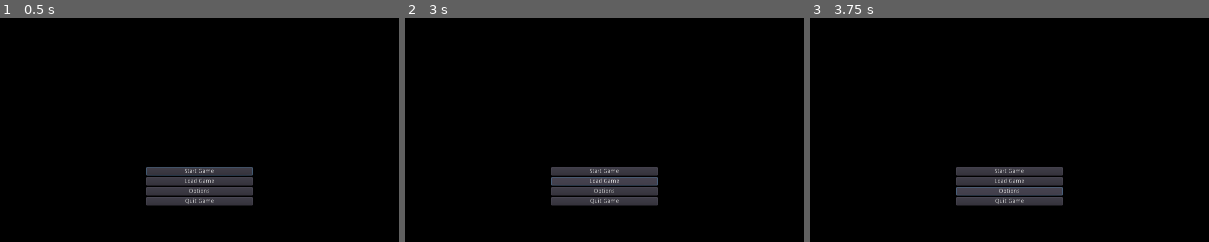
Above: before the commit, frames 1-3 (left to right).
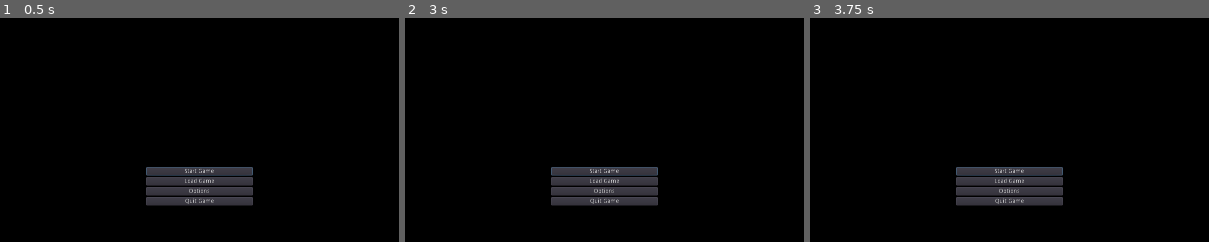
Above: after the commit, the same moments.

Repository: kddove85/GenericPlatformer
Game: Godot game, scene res://Scenes/GUI/GameMenu.tscn
Same seed, same stepped clock (60 frames per second), same inputs: the game is played once before the commit and once after it. The project has no main scene, so this scene is started directly.
Inputs (mouse positions are % of the whole screen's width and height, from its top left):
- Up to frame 1 (0.5 s): no input
- Up to frame 2 (3 s): click (50, 84) at 0.5 s, where only the run before the commit has a clickable "Start Game"; click (50, 84) at 1.25 s, where only the run before the commit has a clickable "Start Game"; click (50, 84) at 2 s, where only the run before the commit has a clickable "Start Game"; click (50, 86) at 2.75 s, where only the run before the commit has a clickable "Load Game"
- Up to frame 3 (3.75 s): click (50, 89) at 3.5 s, where only the run before the commit has a clickable "Options"
The pictures show only the part of the screen within x 25-75%, y 50-100%; the shares and areas given below are measured in that part.

Frame 1 is identical in both runs. In frame 2, 0.5% of the frame differs, in the area x 36-64%, y 66-75%; in frame 3, 0.5%.

Commit message:
Commit 3 Added Fade Screen - should be everything for a template

Diff:
--- /dev/null
+++ b/Scenes/GUI/Dialogue.gd
@@ -0,0 +1,80 @@
+extends Polygon2D
+
+# Nodes
+onready var rtl = $RichTextLabel
+onready var aniplayer = $AnimationPlayer
+
+# Enums
+enum state {OPENING, ACTIVE, CLOSING, CLOSED}
+
+# Member Variables
+onready var current_state = state.CLOSED
+onready var page = 0
+
+export (Array) var dialog_entry = [
+			{
+				"text": "You know? I'm gonna let him go."
+			},
+			{
+				"text": "Come back tomorrow and bring your friends!"
+			},
+		]
+
+func _input(event):
+	if dialog_entry != null:
+		continue_text(event, dialog_entry)
+
+func start():
+	get_tree().paused = true
+	open(dialog_entry)
+
+func get_text(dialog):
+	rtl.set_bbcode(dialog[page]["text"])
+	rtl.set_visible_characters(0)
+	rtl.set_process_input(true)
+
+func open(dialog_entry):
+	var previous_state = current_state
+	if previous_state == state.CLOSED:
+		aniplayer.play("Open")
+		current_state = state.OPENING
+
+func continue_text(event, dialog):
+	var previous_state = current_state
+	if previous_state == state.ACTIVE and not aniplayer.is_playing():
+		if event.is_action_pressed("ui_accept"):
+			if rtl.get_visible_characters() > rtl.get_total_character_count():
+				if page < dialog.size() - 1:
+					page += 1
+					rtl.set_bbcode(dialog[page]["text"])
+					rtl.set_visible_characters(0)
+				else:
+					close()
+		elif event.is_action_pressed("ui_start"):
+			rtl.set_visible_characters(rtl.get_total_character_count())
+		current_state = state.ACTIVE
+
+func close():
+	var previous_state = current_state
+	aniplayer.play("Close")
+	current_state = state.CLOSING
+
+func _on_AnimationPlayer_animation_started(anim_name):
+	if anim_name == "Open":
+		get_tree().paused = true
+
+func _on_AnimationPlayer_animation_finished(anim_name):
+	if anim_name == "Open":
+		var previous_state = current_state
+		if previous_state == state.OPENING:
+			current_state = state.ACTIVE
+		get_text(dialog_entry)
+	if anim_name == "Close":
+		page = 0
+		rtl.clear()
+		var previous_state = current_state
+		current_state = state.CLOSED
+		get_tree().paused = false
+
+func _on_Timer_timeout():
+	rtl.set_visible_characters(rtl.get_visible_characters() + 1)
--- /dev/null
+++ b/Scenes/GUI/Dialogue.tscn
@@ -0,0 +1,60 @@
+[gd_scene load_steps=4 format=2]
+
+[ext_resource path="res://Scenes/GUI/Dialogue.gd" type="Script" id=1]
+
+[sub_resource type="Animation" id=1]
+resource_name = "Close"
+length = 0.5
+tracks/0/type = "value"
+tracks/0/path = NodePath(".:scale")
+tracks/0/interp = 1
+tracks/0/loop_wrap = true
+tracks/0/imported = false
+tracks/0/enabled = true
+tracks/0/keys = {
+"times": PoolRealArray( 0, 0.5 ),
+"transitions": PoolRealArray( 1, 1 ),
+"update": 0,
+"values": [ Vector2( 1, 1 ), Vector2( 1e-05, 1e-05 ) ]
+}
+
+[sub_resource type="Animation" id=2]
+resource_name = "Open"
+length = 0.5
+tracks/0/type = "value"
+tracks/0/path = NodePath(".:scale")
+tracks/0/interp = 1
+tracks/0/loop_wrap = true
+tracks/0/imported = false
+tracks/0/enabled = true
+tracks/0/keys = {
+"times": PoolRealArray( 0 ),
+"transitions": PoolRealArray( 1 ),
+"update": 0,
+"values": [ Vector2( 1e-05, 1e-05 ) ]
+}
+
+[node name="DialogueBox" type="Polygon2D"]
+pause_mode = 2
+scale = Vector2( 1e-05, 1e-05 )
+color = Color( 0, 0, 0, 1 )
+polygon = PoolVector2Array( 0, 128, 512, 128, 512, -128, 0, -128, -512, -128, -512, 128 )
+script = ExtResource( 1 )
+
+[node name="RichTextLabel" type="RichTextLabel" parent="."]
+margin_left = -448.0
+margin_top = -64.0
+margin_right = 448.0
+margin_bottom = 64.0
+__meta__ = {
+"_edit_use_anchors_": false
+}
+
+[node name="Timer" type="Timer" parent="."]
+
+[node name="AnimationPlayer" type="AnimationPlayer" parent="."]
+anims/Close = SubResource( 1 )
+anims/Open = SubResource( 2 )
+[connection signal="timeout" from="Timer" to="." method="_on_Timer_timeout"]
+[connection signal="animation_finished" from="AnimationPlayer" to="." method="_on_AnimationPlayer_animation_finished"]
+[connection signal="animation_started" from="AnimationPlayer" to="." method="_on_AnimationPlayer_animation_started"]
--- a/Scenes/GUI/FadeScreen.tscn
+++ b/Scenes/GUI/FadeScreen.tscn
@@ -57,7 +57,7 @@
 "values": [ true ]
 }
 
-[node name="CanvasLayer" type="CanvasLayer"]
+[node name="FadeScreen" type="CanvasLayer"]
 script = ExtResource( 1 )
 
 [node name="Control" type="Control" parent="."]
--- a/Scenes/GUI/GameMenu.tscn
+++ b/Scenes/GUI/GameMenu.tscn
@@ -31,24 +31,32 @@
 [node name="StartGame" type="Button" parent="VBoxContainer"]
 margin_right = 256.0
 margin_bottom = 20.0
+mouse_filter = 2
+button_mask = 0
 text = "Start Game"
 
 [node name="LoadGame" type="Button" parent="VBoxContainer"]
 margin_top = 24.0
 margin_right = 256.0
 margin_bottom = 44.0
+mouse_filter = 2
+button_mask = 0
 text = "Load Game"
 
 [node name="Options" type="Button" parent="VBoxContainer"]
 margin_top = 48.0
 margin_right = 256.0
 margin_bottom = 68.0
+mouse_filter = 2
+button_mask = 0
 text = "Options"
 
 [node name="QuitGame" type="Button" parent="VBoxContainer"]
 margin_top = 72.0
 margin_right = 256.0
 margin_bottom = 92.0
+mouse_filter = 2
+button_mask = 0
 text = "Quit Game"
 [connection signal="pressed" from="VBoxContainer/StartGame" to="." method="_on_StartGame_pressed"]
 [connection signal="pressed" from="VBoxContainer/LoadGame" to="." method="_on_LoadGame_pressed"]
--- a/Scenes/Levels/Level01.tscn
+++ b/Scenes/Levels/Level01.tscn
@@ -447,7 +447,7 @@
 } ]
 0/z_index = 0
 
-[node name="Node2D" type="Node2D"]
+[node name="Level01" type="Node2D"]
 script = ExtResource( 2 )
 
 [node name="TileMap" type="TileMap" parent="."]
--- a/Scenes/Main/Main.gd
+++ b/Scenes/Main/Main.gd
@@ -1,6 +1,6 @@
 extends Node
 
-var current_scene
+var scene_to_delete
 var next_scene
 
 var fade_screen
@@ -20,7 +20,7 @@
 	get_tree().get_root().call_deferred("add_child", splash)
 
 func on_switch_scene():
-	get_tree().get_root().get_node(current_scene).queue_free()
+	get_tree().get_root().get_node(scene_to_delete).queue_free()
 	get_tree().get_root().call_deferred("add_child", next_scene)
 
 func on_splash_complete():
@@ -30,13 +30,18 @@
 	menu.connect("load_options", self, "on_load_options")
 	menu.connect("quit_game", self, "on_quit_game")
 	next_scene = menu
-	current_scene = splash.name
+	scene_to_delete = splash.name
 	fade_screen.fade_out()
 
 func on_start_game():
-	current_scene = menu.name
+	# if your game has an overworld and you start there, use this code
+#	world = load("res://Scenes/World/World.tscn").instance()
+#	next_scene = world
+
+	# else use this
+	scene_to_delete = menu.name
 	enter_level("01")
-#	world = load("world")
+	fade_screen.fade_out()
 
 func on_load_game():
 	pass
@@ -47,15 +52,15 @@
 func on_quit_game():
 	get_tree().quit()
 
-func on_menu_complete():
-	menu.queue_free()
+#func on_menu_complete():
+#	menu.queue_free()
 
 func on_load_level():
 	enter_level("01")
 
 func enter_level(name):
 	if current_level:
-		current_scene = current_level
+		scene_to_delete = current_level
 
 	current_level = load("res://Scenes/Levels/Level" + name + ".tscn").instance()
 	next_scene = current_level
